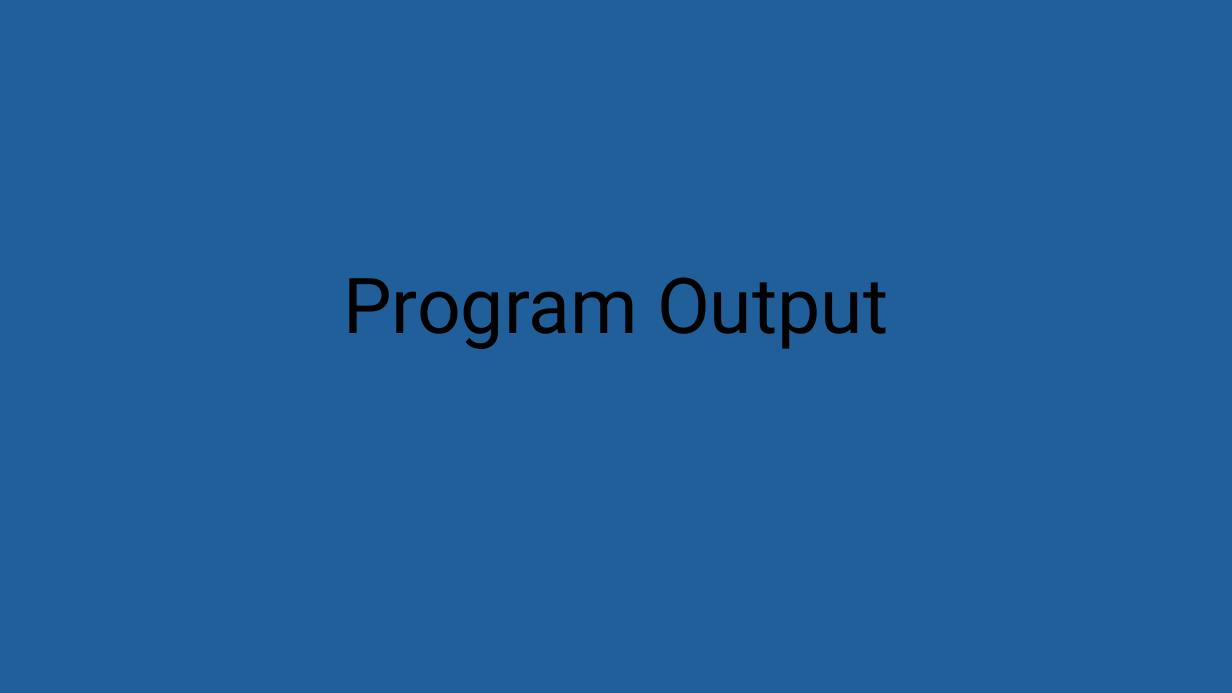
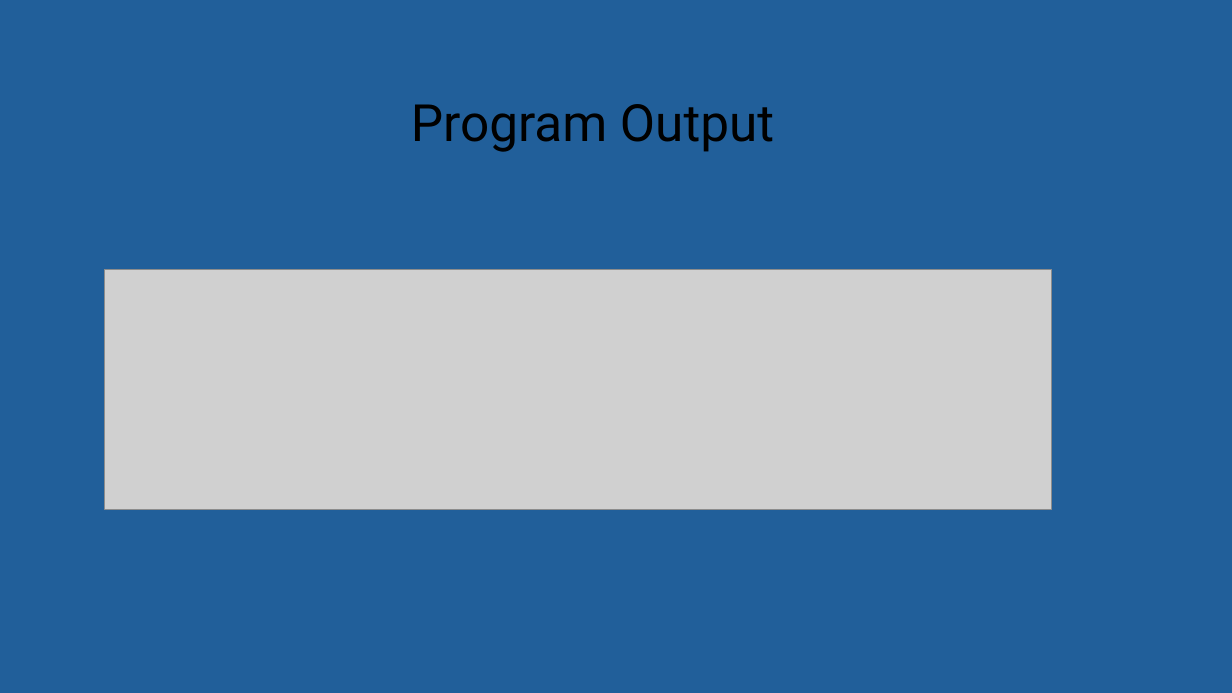
Before and after one commit to Aghilawin/Cryptography, a slide deck: slide 10 of Hybrid Cryptography_ppt.pptx (slide 9 before the commit). Drawn at 1232x693 pixels with LibreOffice and Linux fonts; fonts in the diff are those of the drawing; grey boxes stand for pictures. Boxes give left, top, right and bottom in pixels: in the first picture for what was removed or moved away, otherwise in the second. Text is boxed around its words. In the diff, an @@ line names an element or a change of style, - is before the commit and + after.

```diff
--- a/Hybrid Cryptography_ppt.pptx
+++ b/Hybrid Cryptography_ppt.pptx
@@ text "Program Output": place and size @@
-text "Program Output" at <box>343,277,888,349</box>
+text "Program Output" at <box>411,104,774,152</box>
@@ text "Program Output" at <box>411,104,774,152</box>: size 60 to 40 pt; line spacing 0.9 to 1; vertical alignment bottom to top @@
@@ picture added at <box>104,269,1052,509</box> @@
```
